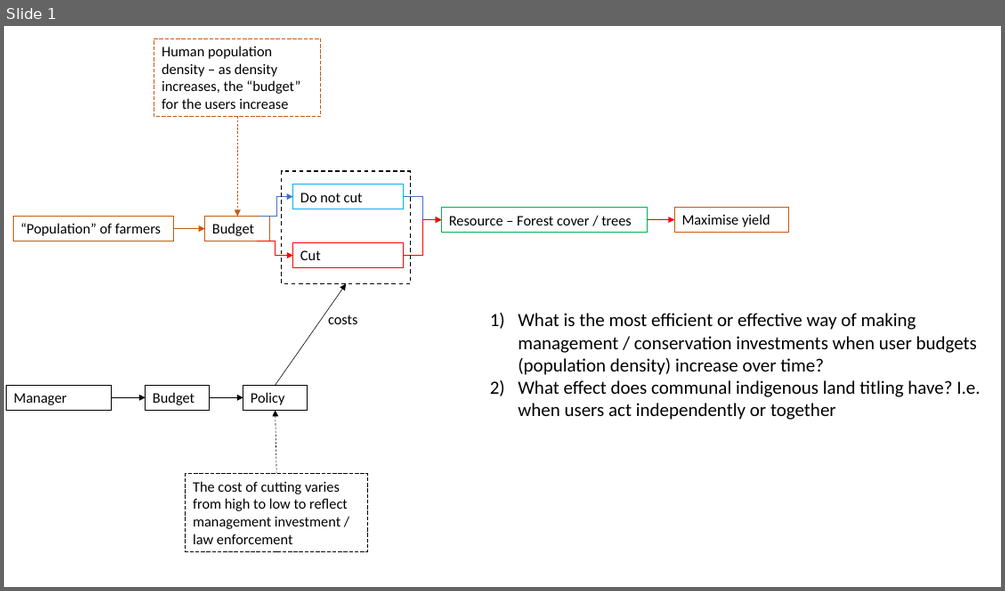
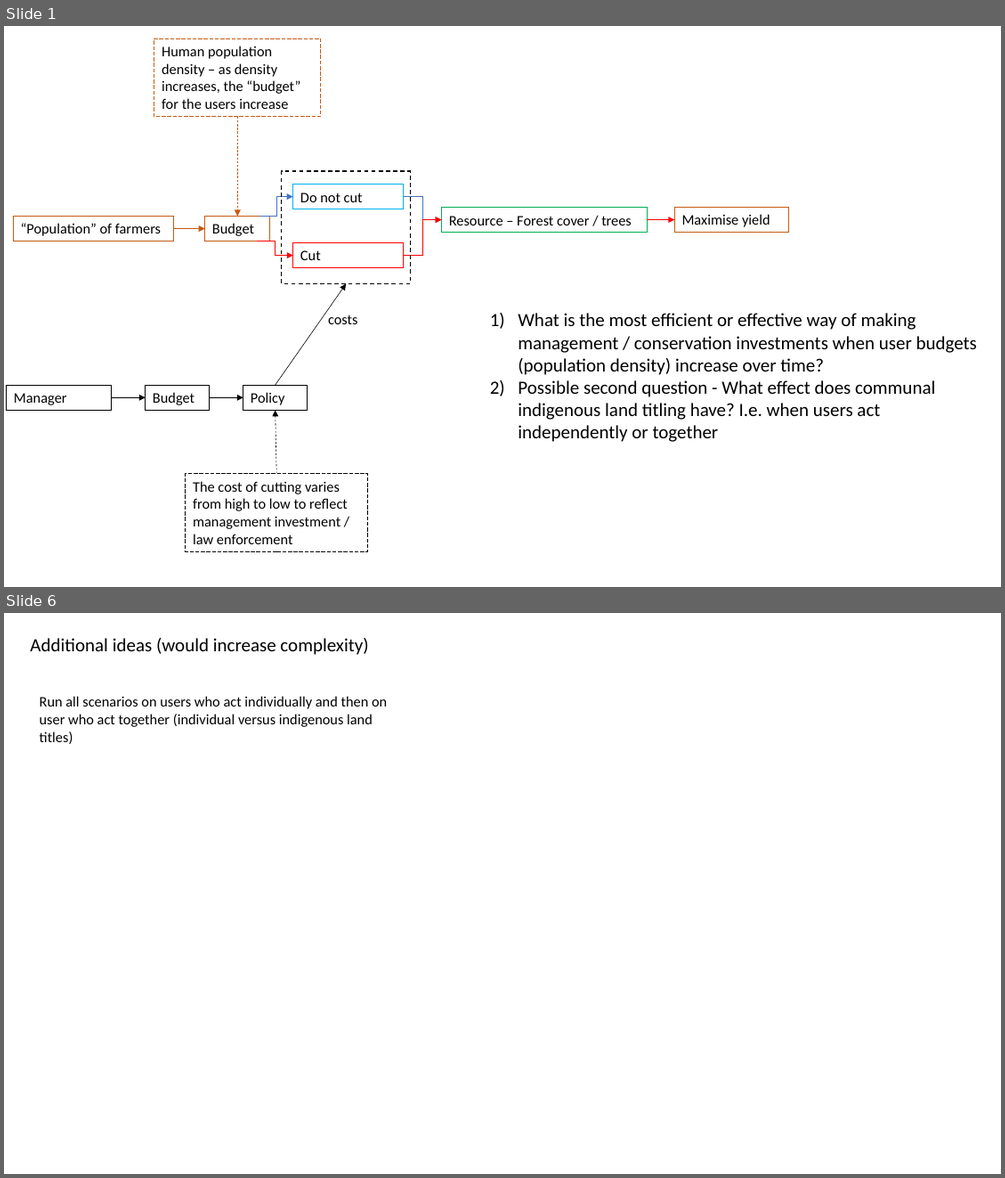
Before and after one commit to mattnuttall00/PhD_Chapter4, a slide deck: Investment_details.pptx. Shown one above the other, each under a label of ours: slide 1 before the commit, slides 1 and 6 after it; the slides between them are not shown. The pictures are 1005x591 and 1005x1178 pixels, drawn with LibreOffice and Linux fonts; fonts in the diff are those of the drawing. Boxes give left, top, right and bottom in pixels: in the first picture for what was removed or moved away, otherwise in the second. Text is boxed around its words. In the diff, an @@ line names an element or a change of style, - is before the commit and + after.

```diff
--- a/Investment_details.pptx
+++ b/Investment_details.pptx
@@ slide 6 added at [4,613,1001,1174], background #FFFFFF @@
@@ text added at [30,638,368,655], 18 pt, text #000000 @@
+Additional ideas (would increase complexity)
@@ text added at [40,696,387,744], 14 pt, text #000000 @@
+Run all scenarios on users who act individually and then on user who act together (individual versus indigenous land titles)
@@ slide 1 changed as well @@
@@ text at [518,380,935,442]: text changed @@
-2) What effect does communal indigenous land titling have? I.e. when users act independently or together
+2) Possible second question - What effect does communal indigenous land titling have? I.e. when users act independently or together
```
Also in this commit, not shown: 4 other slides added, 1 slide removed, 1 other file.
